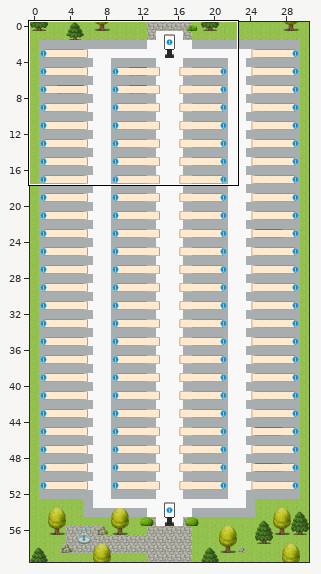
Tiled map (JSON), stored at maps/lobby.tmj. The picture above shows the old version from afar; the outline marks the close-up.
Close-up. Earlier state:
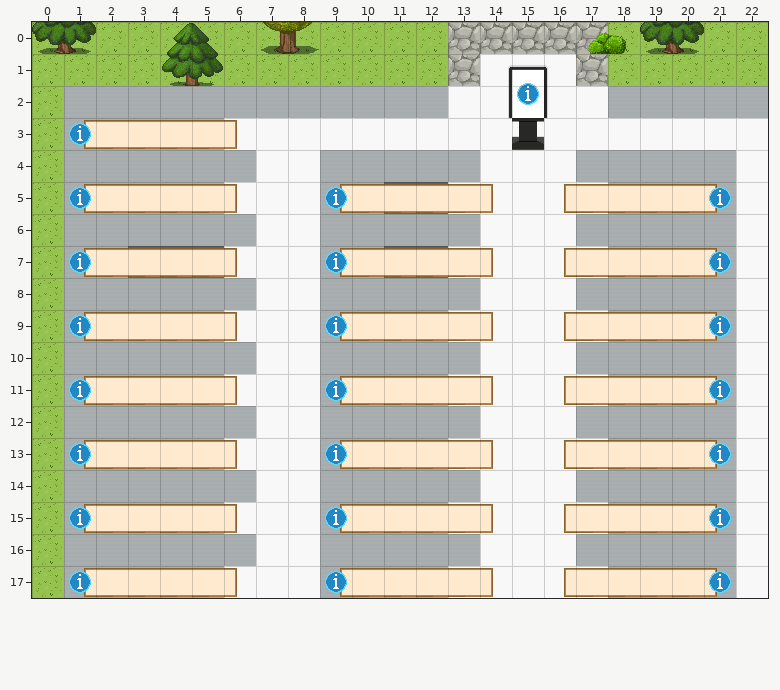
Cells are 32x32 px. Shown: x 0..22, y 0..17. The commit also changed other parts of the map, which this record leaves out.
After:
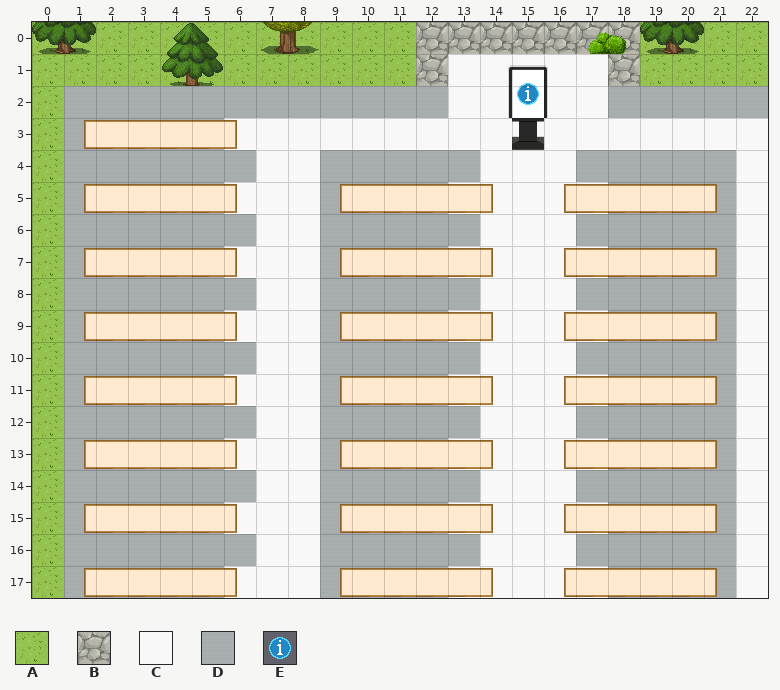
Key: from "Exterior": A 628, B 650; from "Room_2": C 66, D 216; from "User_Zones": E 104.
_ is an empty cell.
Tiles replaced or removed in this view: A, E.
From old to new:
Changed rows in their new state; . is an unchanged cell.
Layer "outside":
first column x 12:
 0 B.....B
 1 B.....B
Layer "floor":
first column x 13:
 1 C...C
first column x 3:
 5 ........DD
 7 DDD.....DD
Layer "exits":
first column x 1:
 3 _....................
 5 _......._..........._
 7 _......._..........._
 9 _......._..........._
11 _......._..........._
13 _......._..........._
15 _......._..........._
17 _......._..........._
